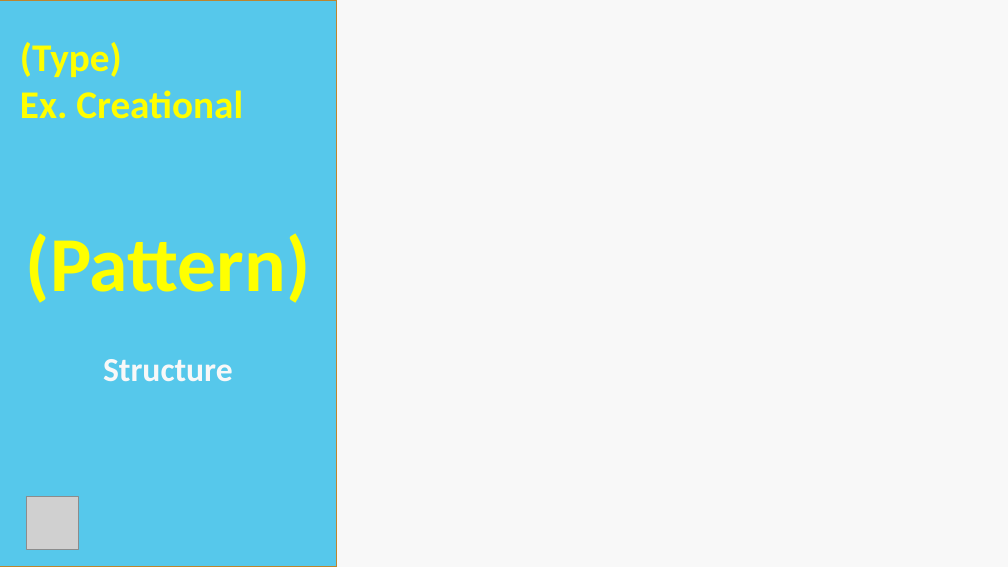
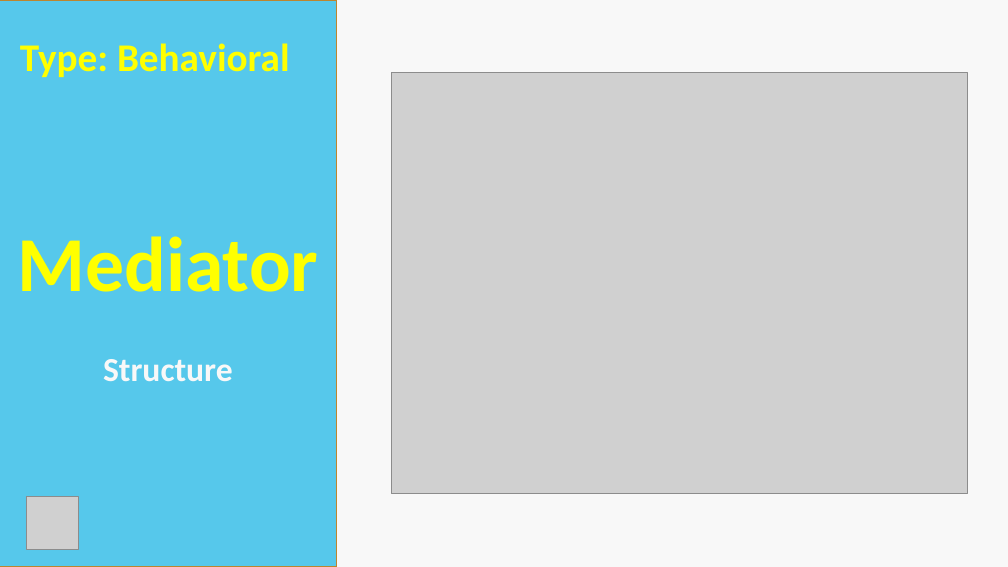
Before and after one commit to carlosjasso/nst-coe-mediator, a slide deck: slide 6 of docs/Coding CoE - Mediator.pptx. Drawn at 1008x567 pixels with LibreOffice and Linux fonts; fonts in the diff are those of the drawing; grey boxes stand for pictures. Boxes give left, top, right and bottom in pixels: in the first picture for what was removed or moved away, otherwise in the second. Text is boxed around its words. In the diff, an @@ line names an element or a change of style, - is before the commit and + after.

```diff
--- a/docs/Coding CoE - Mediator.pptx
+++ b/docs/Coding CoE - Mediator.pptx
@@ text at (20, 43, 290, 77): text changed @@
-(Type)
-Ex. Creational
+Type: Behavioral
@@ picture added at (391, 73, 968, 494) @@
@@ text at (18, 236, 319, 292): text changed @@
-(Pattern)
+Mediator
```
Also in this commit, not shown: 10 other slides changed, 1 slide added, 1 slide removed, 1 other file.
